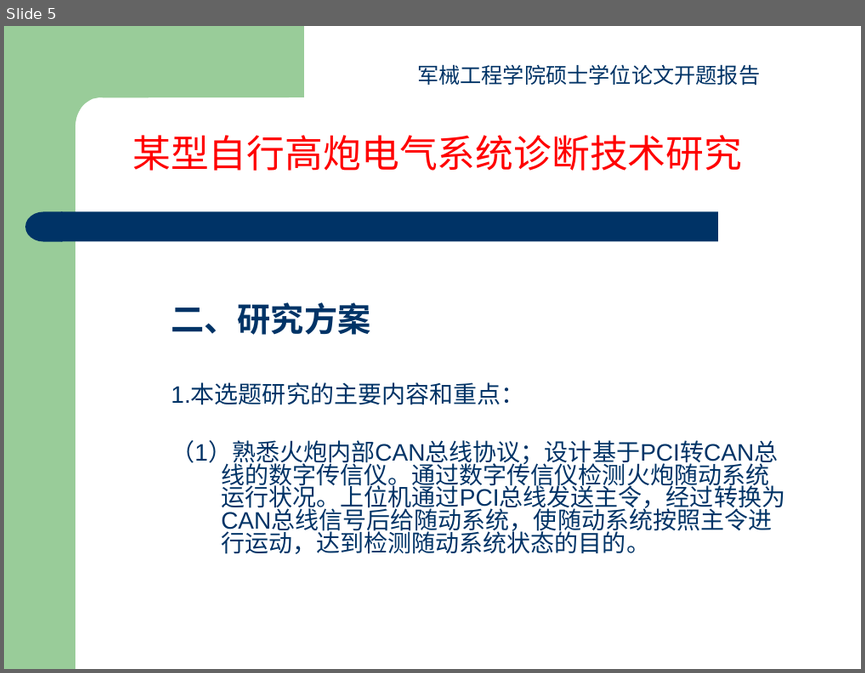
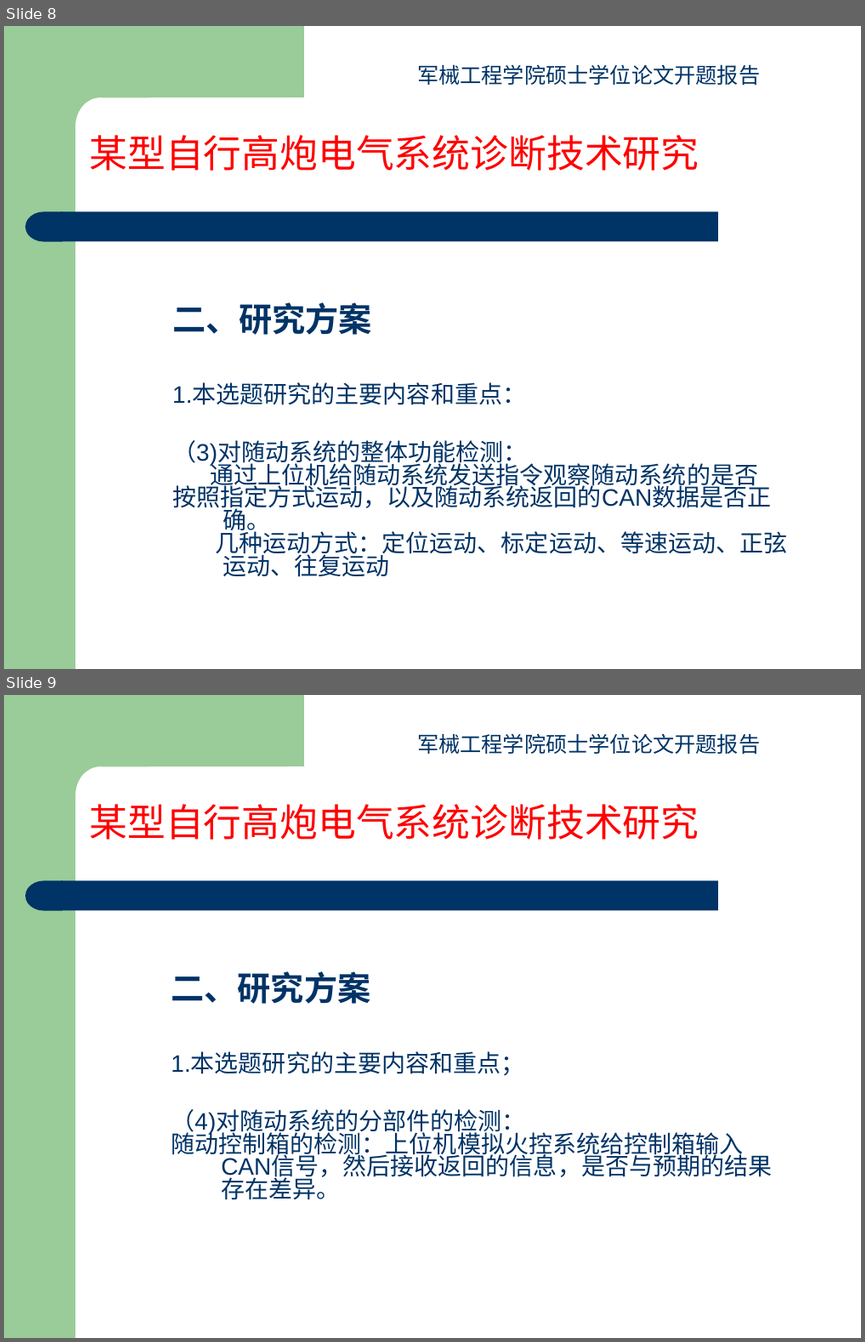
Before and after one commit to yangfan16860/Paper, a slide deck: 开题报告杨帆.ppt. Shown one above the other, each under a label of ours: slide 5 before the commit, slides 8 and 9 after it. The pictures are 865x673 and 865x1342 pixels, drawn with LibreOffice and Linux fonts; fonts in the diff are those of the drawing. Boxes give left, top, right and bottom in pixels: in the first picture for what was removed or moved away, otherwise in the second. Text is boxed around its words. In the diff, an @@ line names an element or a change of style, - is before the commit and + after.

```diff
--- a/开题报告杨帆.ppt
+++ b/开题报告杨帆.ppt
@@ slide 9 added at (x1=4, y1=695, x2=861, y2=1338), background #FFFFFF; not listed: 4 template elements that a slide beside it also shows @@
@@ text added at (x1=417, y1=733, x2=760, y2=755), 18 pt, text #003366 @@
+军械工程学院硕士学位论文开题报告
@@ text added at (x1=89, y1=804, x2=698, y2=839), 32 pt, text #FF0000 @@
+某型自行高炮电气系统诊断技术研究
@@ text added at (x1=171, y1=971, x2=772, y2=1200), 20 pt, text #003366 @@
+二、研究方案
+1.本选题研究的主要内容和重点；
+（4)对随动系统的分部件的检测：
+随动控制箱的检测：上位机模拟火控系统给控制箱输入CAN信号，然后接收返回的信息，是否与预期的结果存在差异。
@@ what was slide 5 is now slide 8 @@
@@ slide 8 changed as well @@
@@ text "某型自行高炮电气系统诊断技术研究" moved from (x1=132, y1=135, x2=742, y2=170) to (x1=89, y1=135, x2=698, y2=170) @@
@@ text at (x1=172, y1=440, x2=787, y2=577): text changed @@
-（1）熟悉火炮内部CAN总线协议；设计基于PCI转CAN总线的数字传信仪。通过数字传信仪检测火炮随动系统运行状况。上位机通过PCI总线发送主令，经过转换为CAN总线信号后给随动系统，使随动系统按照主令进行运动，达到检测随动系统状态的目的。
+（3)对随动系统的整体功能检测：
+通过上位机给随动系统发送指令观察随动系统的是否
+按照指定方式运动，以及随动系统返回的CAN数据是否正确。
+几种运动方式：定位运动、标定运动、等速运动、正弦运动、往复运动
```
Also in this commit, not shown: 9 other slides changed, 4 other slides added, 2 slides removed, 4 other files.
